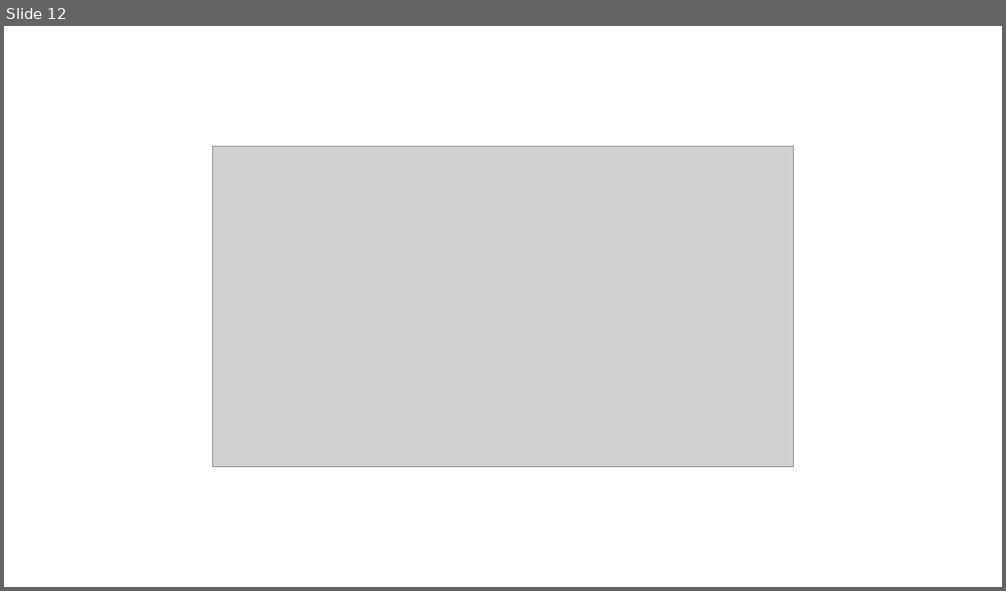
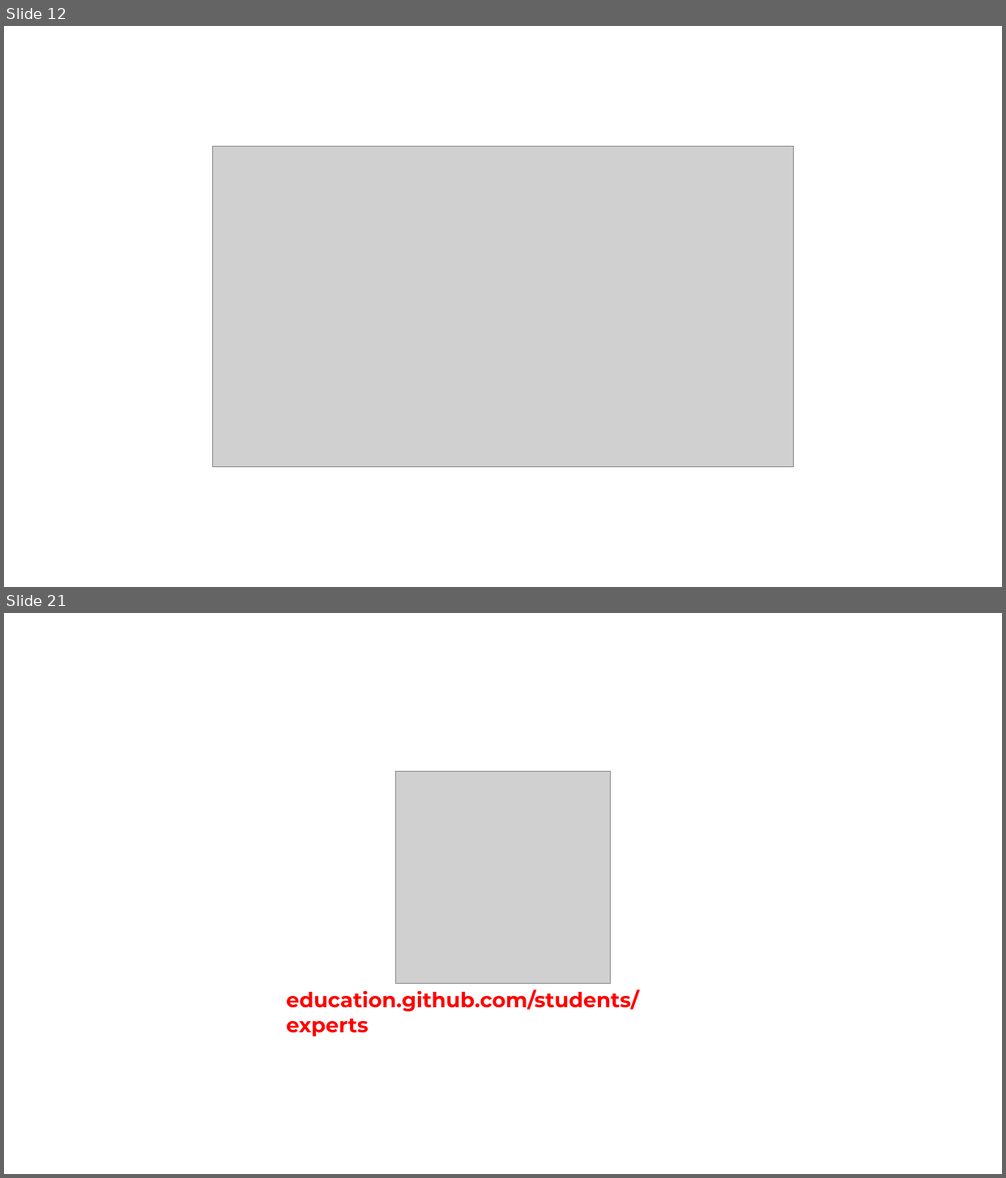
Before and after one commit to cimadev/PlaticasTalleres, a slide deck: 2018/Git-github-fundamentals/gitgithubfundamentals.pptx. Shown one above the other, each under a label of ours: slide 12 before the commit, slides 12 and 21 after it; the slides between them are not shown. The pictures are 1006x591 and 1006x1178 pixels, drawn with LibreOffice and Linux fonts; fonts in the diff are those of the drawing; grey boxes stand for pictures. Boxes give left, top, right and bottom in pixels: in the first picture for what was removed or moved away, otherwise in the second. Text is boxed around its words. In the diff, an @@ line names an element or a change of style, - is before the commit and + after.

```diff
--- a/2018/Git-github-fundamentals/gitgithubfundamentals.pptx
+++ b/2018/Git-github-fundamentals/gitgithubfundamentals.pptx
@@ slide 21 added at box(4, 613, 1002, 1174), background #FFFFFF @@
@@ picture added at box(395, 771, 611, 983) @@
@@ text added at box(286, 990, 639, 1037), 20 pt, text #FF0000, bold @@
+education.github.com/students/experts
```
Also in this commit, not shown: 19 slides changed, 6 other files.
